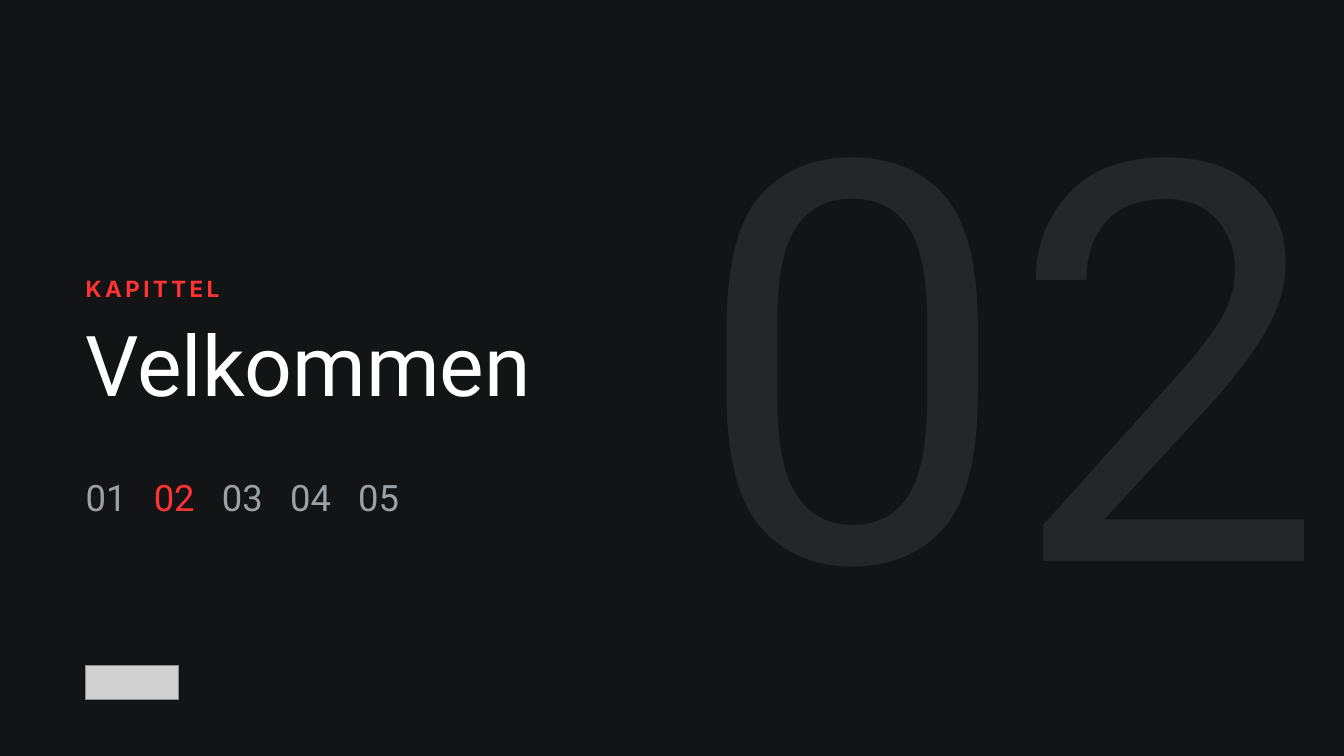
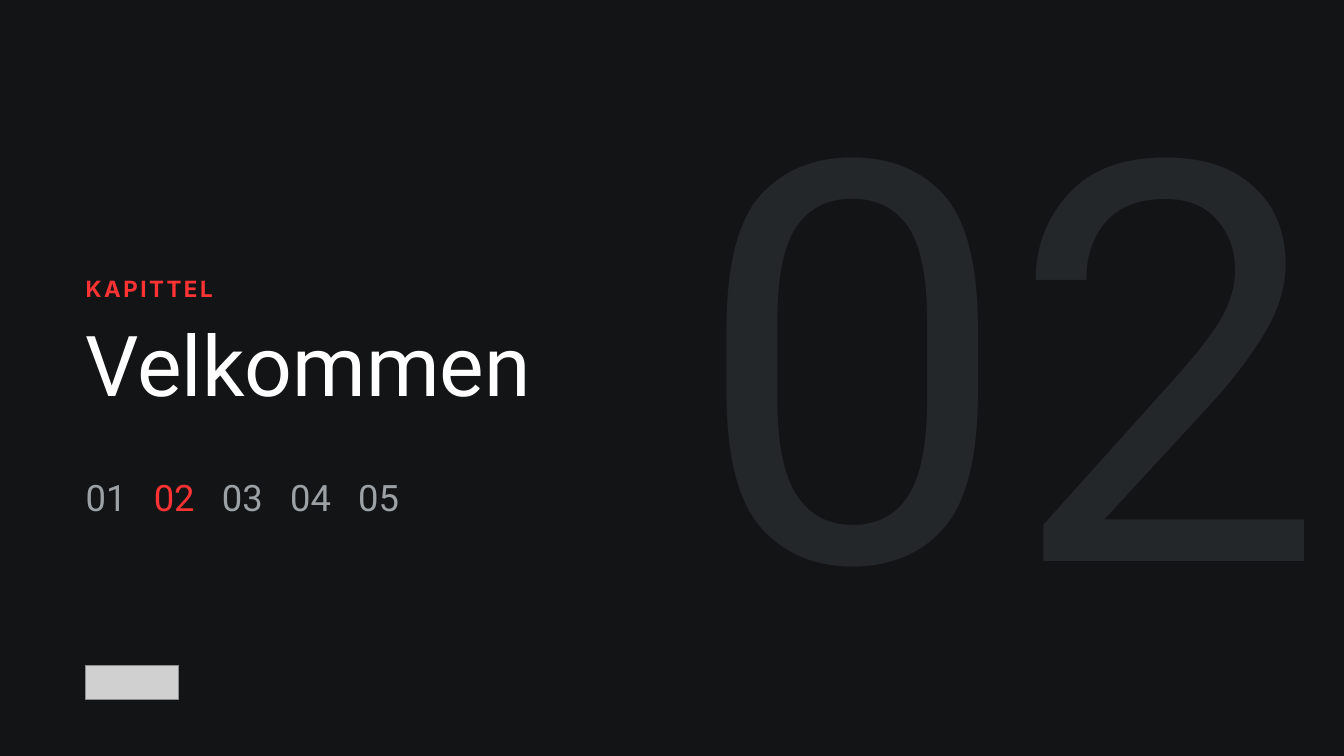
Before and after one commit to christinawiig-ai/startuplab-partner-presentation, a slide deck: slide 10 of pptx-templates/Startuplab-slidemaler.pptx. Drawn at 1344x756 pixels with LibreOffice and Linux fonts; fonts in the diff are those of the drawing; grey boxes stand for pictures. Boxes give left, top, right and bottom in pixels: in the first picture for what was removed or moved away, otherwise in the second. Text is boxed around its words. In the diff, an @@ line names an element or a change of style, - is before the commit and + after.

```diff
--- a/pptx-templates/Startuplab-slidemaler.pptx
+++ b/pptx-templates/Startuplab-slidemaler.pptx
@@ text "KAPITTEL" at [86, 280, 213, 297]: letter spacing 2.5 to 1.8 pt @@
```
Also in this commit, not shown: 15 other slides changed, 1 slide added, 26 other files.
